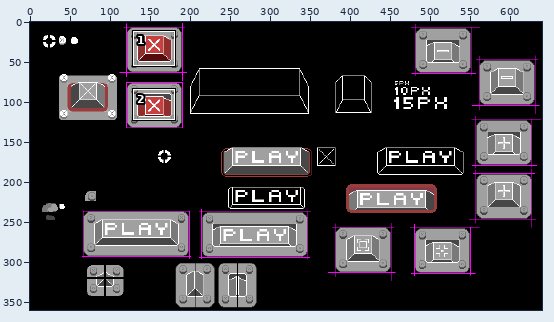
Pixel-art file: art_sources/Sprite-0001.aseprite. The first picture is a wide view before the edit; the outline marks the close-up.
Close-up. Before the edit:
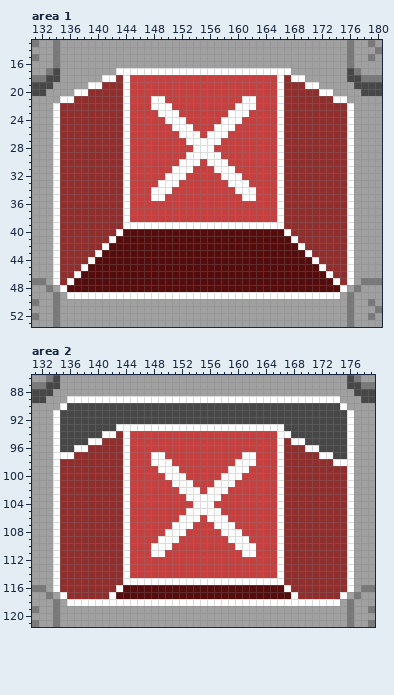
640x360 pixels, 1 frame. Shown: area 1: x 131..180, y 13..53; area 2: x 131..179, y 86..121. The commit also changed other parts of the picture, which this record leaves out.
The result:
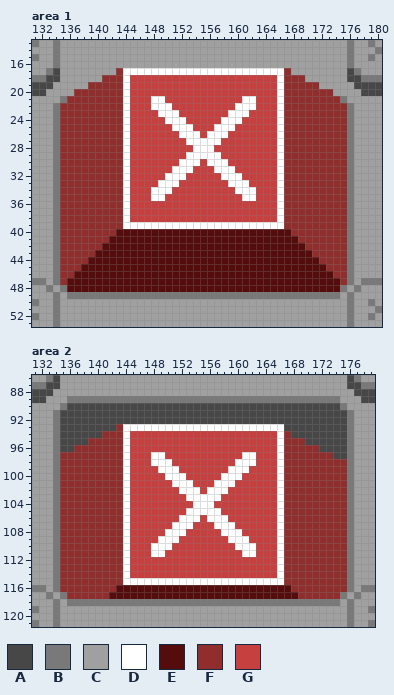
Palette (. is transparent): A #474747  B #797979  C #a0a0a0  D #ffffff  E #540c0c  F #902e2e  G #c64040
Edits made:
layer "Group 3/Layer 4" added
layer "Group 3/Layer 7" added
layer "Layer 4" removed
Area 1, layer "Group 3/Layer 7":
y 17: x 143 D -> F; x 167 D -> F
y 18: x 141..142 DD -> FF; x 168..169 DD -> FF
y 19: x 139..140 DD -> FF; x 170..171 DD -> FF
y 20: x 137..138 DD -> FF; x 172..173 DD -> FF
y 21: x 135..136 DD -> BF; x 174..175 DD -> FB
y 22..39: x 134 D -> B; x 176 D -> B
y 40: x 134 D -> B; x 143 D -> E; x 167 D -> E; x 176 D -> B
y 41: x 134 D -> B; x 142 D -> E; x 168 D -> E; x 176 D -> B
y 42: x 134 D -> B; x 141 D -> E; x 169 D -> E; x 176 D -> B
y 43: x 134 D -> B; x 140 D -> E; x 170 D -> E; x 176 D -> B
y 44: x 134 D -> B; x 139 D -> E; x 171 D -> E; x 176 D -> B
y 45: x 134 D -> B; x 138 D -> E; x 172 D -> E; x 176 D -> B
y 46: x 134 D -> B; x 137 D -> E; x 173 D -> E; x 176 D -> B
y 47: x 134 D -> B; x 136 D -> E; x 174 D -> E; x 176 D -> B
y 48: x 135 D -> B; x 175 D -> B
y 49: x 136..174 DDDDDDDDDDDDDDDDDDDDDDDDDDDDDDDDDDDDDDD -> BBBBBBBBBBBBBBBBBBBBBBBBBBBBBBBBBBBBBBB
Area 2, layer "Group 3/Layer 7":
y 89: x 136..174 DDDDDDDDDDDDDDDDDDDDDDDDDDDDDDDDDDDDDDD -> BBBBBBBBBBBBBBBBBBBBBBBBBBBBBBBBBBBBBBB
y 90: x 135 D -> B; x 175 D -> B
y 91..92: x 134 D -> B; x 176 D -> B
y 93: x 134 D -> B; x 143 D -> F; x 176 D -> B
y 94: x 134 D -> B; x 141..142 DD -> FF; x 167 D -> F; x 176 D -> B
y 95: x 134 D -> B; x 139..140 DD -> FF; x 168..169 DD -> FF; x 176 D -> B
y 96: x 134 D -> B; x 137..138 DD -> FF; x 170..171 DD -> FF; x 176 D -> B
y 97: x 134..136 DDD -> BFF; x 172..173 DD -> FF; x 176 D -> B
y 98: x 134 D -> B; x 174..176 DDD -> FFB
y 99..115: x 134 D -> B; x 176 D -> B
y 116: x 134 D -> B; x 143 D -> E; x 167 D -> E; x 176 D -> B
y 117: x 135 D -> B; x 142 D -> E; x 168 D -> E; x 175 D -> B
y 118: x 136..174 DDDDDDDDDDDDDDDDDDDDDDDDDDDDDDDDDDDDDDD -> BBBBBBBBBBBBBBBBBBBBBBBBBBBBBBBBBBBBBBB
Where, in picture pixels (left, top, right, bottom), the same in both close-ups:
changed: (53, 68, 354, 299)
changed: (53, 396, 354, 606)
